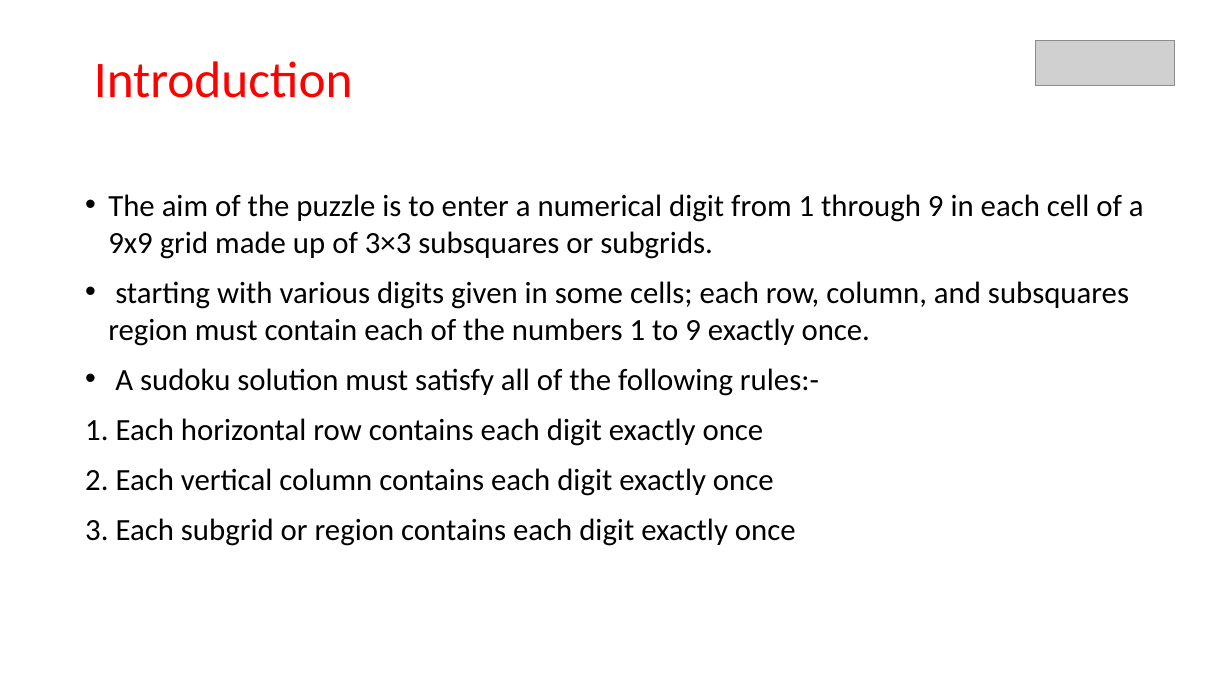
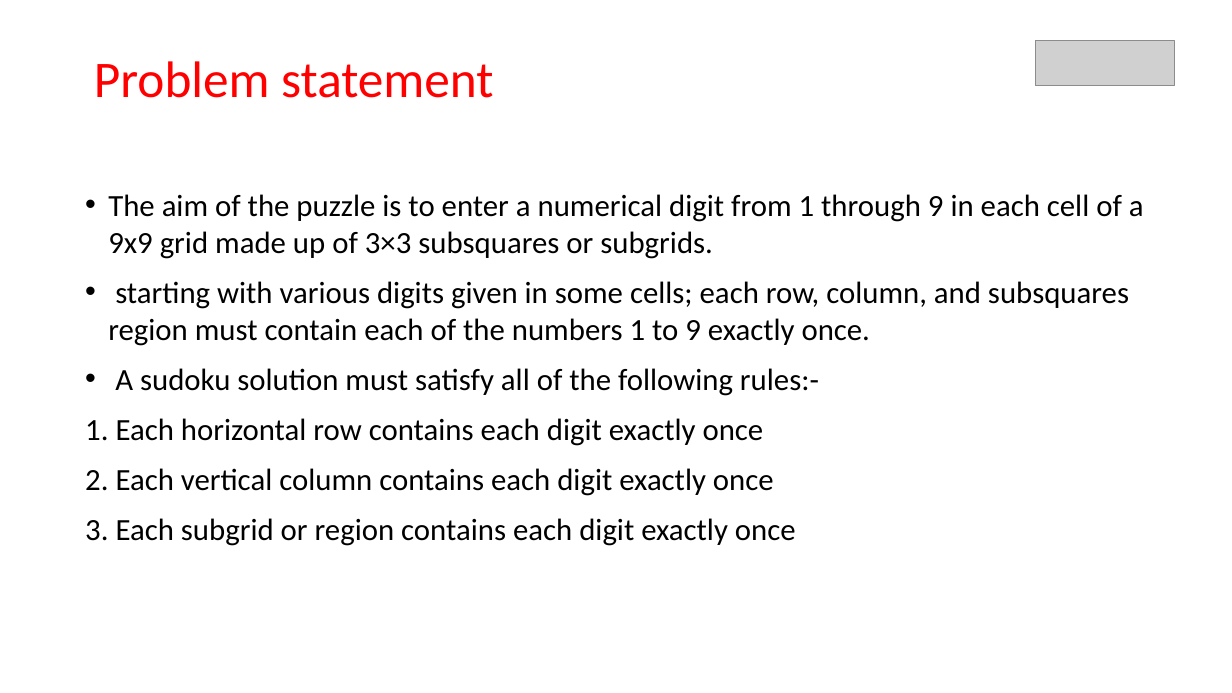
Before and after one commit to KL-HYD/SudokuSolver, a slide deck: slide 3 of DAA_FINAL.pptx. Drawn at 1232x693 pixels with LibreOffice and Linux fonts; fonts in the diff are those of the drawing; grey boxes stand for pictures. Boxes give left, top, right and bottom in pixels: in the first picture for what was removed or moved away, otherwise in the second. Text is boxed around its words. In the diff, an @@ line names an element or a change of style, - is before the commit and + after.

```diff
--- a/DAA_FINAL.pptx
+++ b/DAA_FINAL.pptx
@@ title at (94,61,493,98): text changed @@
-Introduction
+Problem statement
```
Also in this commit, not shown: 2 other slides changed, 3 slides added, 2 slides removed, 1 other file.
